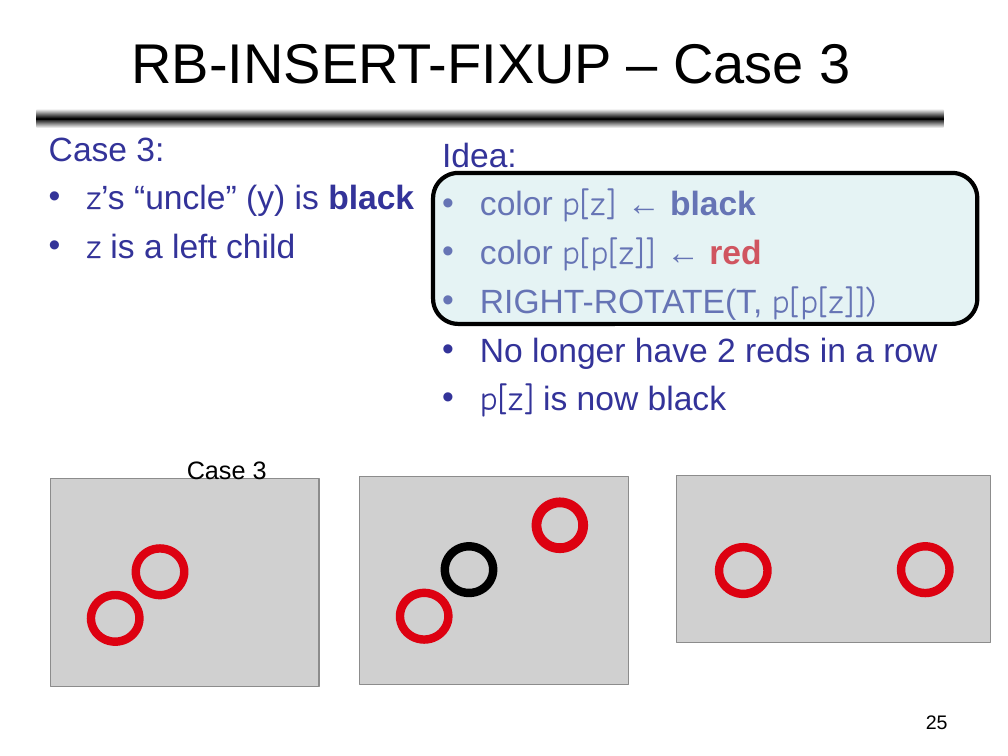
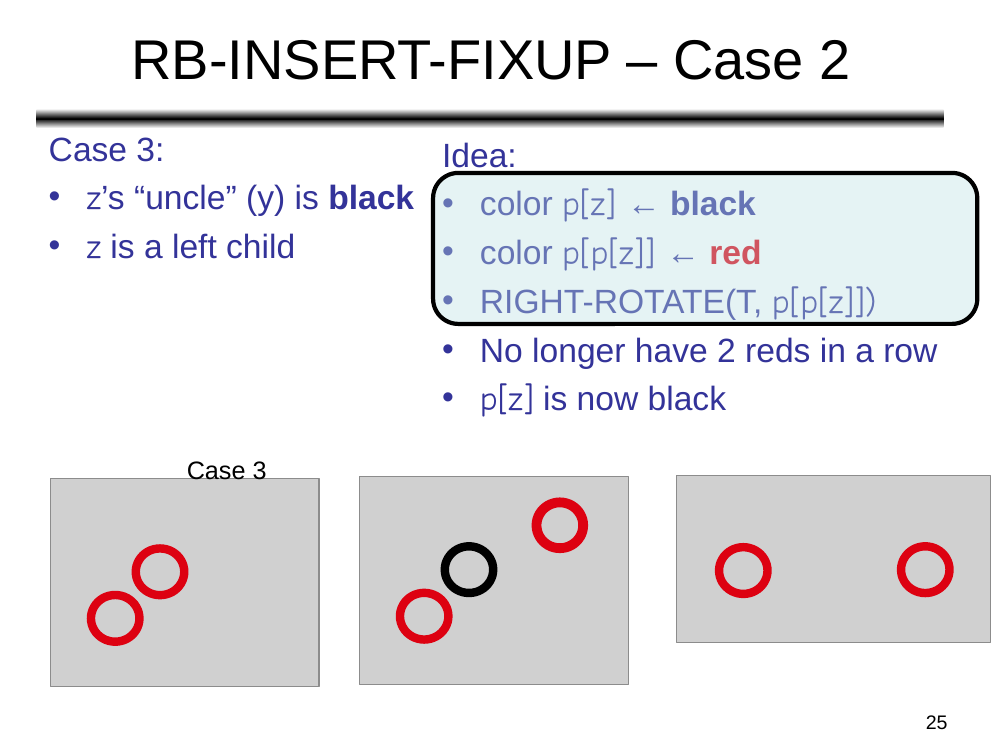
Before and after one commit to pradhanamit-eng/RedBlackTree, a slide deck: slide 25 of PPT/refer_RedBlackTrees.ppt. Drawn at 1008x756 pixels with LibreOffice and Linux fonts; fonts in the diff are those of the drawing; grey boxes stand for pictures. Boxes give left, top, right and bottom in pixels: in the first picture for what was removed or moved away, otherwise in the second. Text is boxed around its words. In the diff, an @@ line names an element or a change of style, - is before the commit and + after.

```diff
--- a/PPT/refer_RedBlackTrees.ppt
+++ b/PPT/refer_RedBlackTrees.ppt
@@ title at (x1=132, y1=40, x2=850, y2=80): text changed @@
-RB-INSERT-FIXUP – Case 3
+RB-INSERT-FIXUP – Case 2
```
Also in this commit, not shown: 4 other files.
